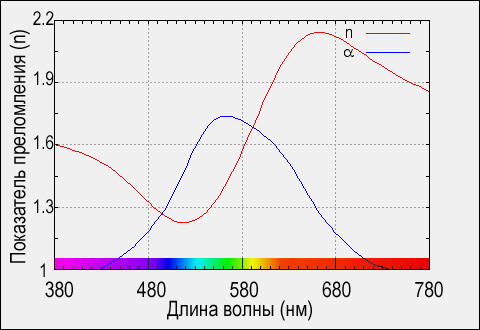
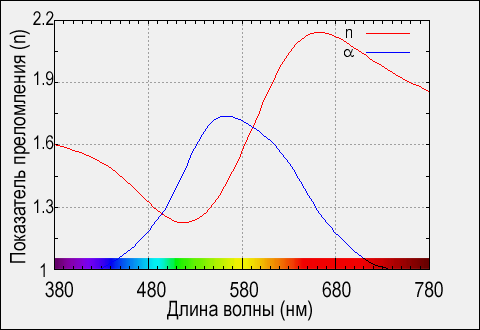
Comparing the layer stacks of the two (480, 330) images. Changes:
painted on "spectrum" over left=55, top=258, right=429, bottom=269
